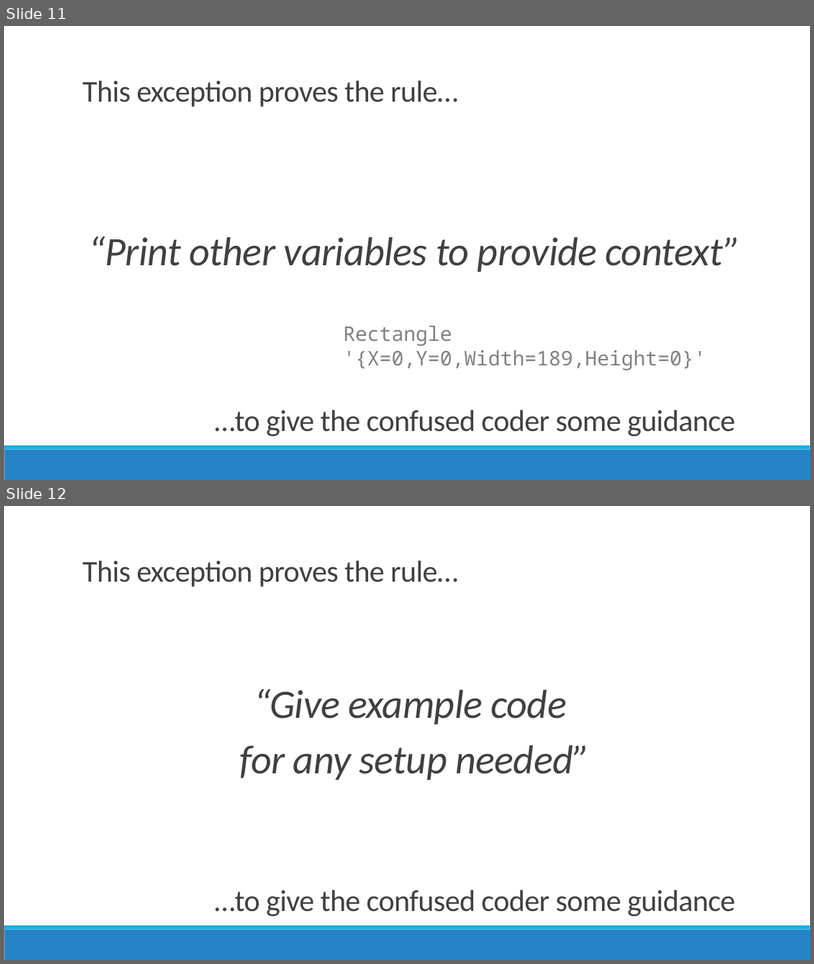
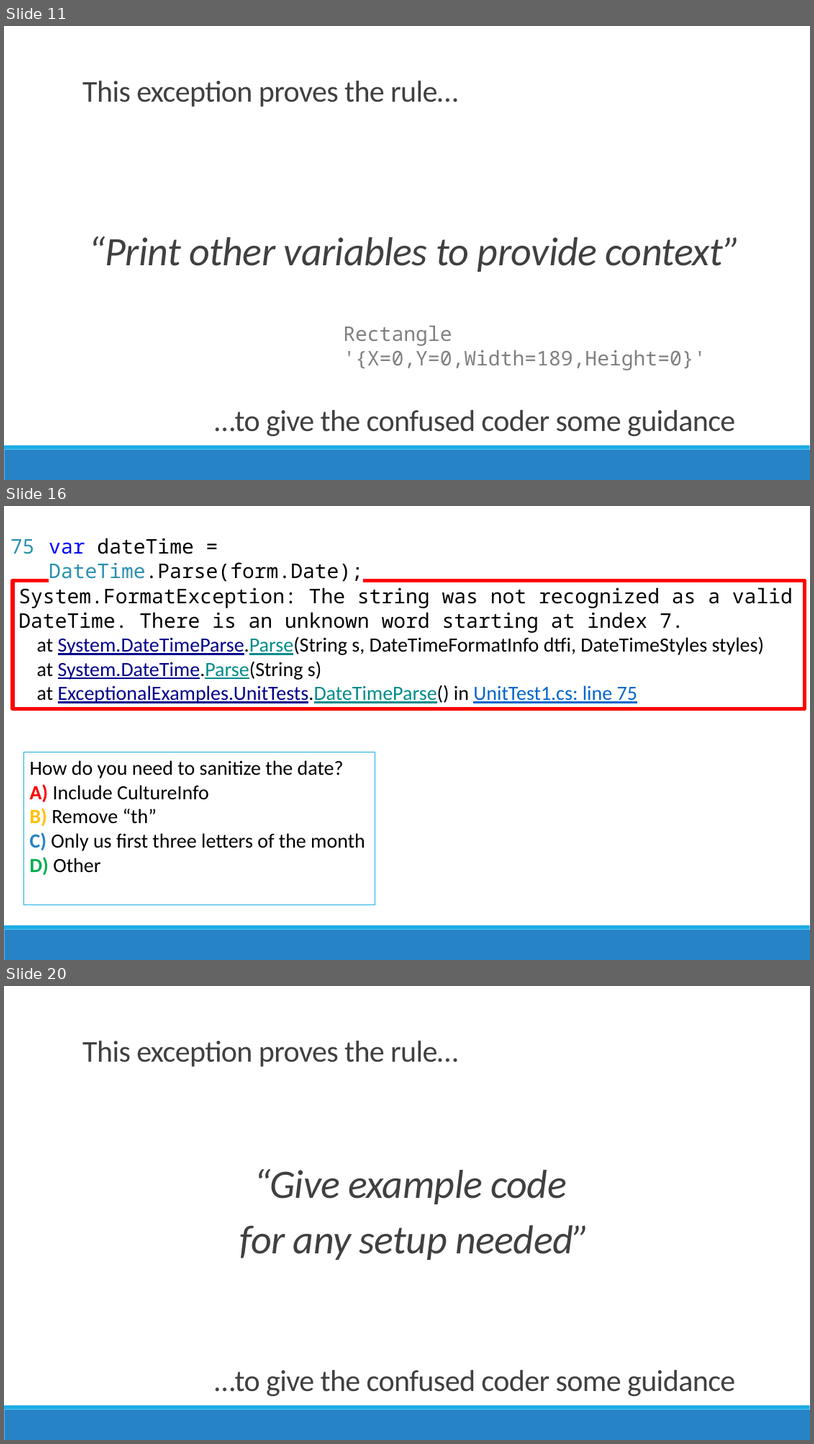
Before and after one commit to jamesrcounts/ExceptionalTalk, a slide deck: Talk.pptx. Shown one above the other, each under a label of ours: slides 11 and 12 before the commit, slides 11, 16 and 20 after it; the slides between them are not shown. The pictures are 814x964 and 814x1444 pixels, drawn with LibreOffice and Linux fonts; fonts in the diff are those of the drawing. Boxes give left, top, right and bottom in pixels: in the first picture for what was removed or moved away, otherwise in the second. Text is boxed around its words. In the diff, an @@ line names an element or a change of style, - is before the commit and + after.

Commit message:
2 more exceptions

```diff
--- a/Talk.pptx
+++ b/Talk.pptx
@@ slide 16 added at (x1=4, y1=506, x2=810, y2=960), background #FFFFFF; not listed: 2 template elements that a slide beside it also shows @@
@@ text added at (x1=10, y1=539, x2=35, y2=554), 24 pt, text #2B91AF @@
+75
@@ text added at (x1=49, y1=538, x2=363, y2=582), 24 pt, text #000000 @@
+var dateTime = DateTime.Parse(form.Date);
@@ rectangle added at (x1=13, y1=580, x2=805, y2=708), outline #FF0000 4.5 pt, 24 pt, text #000000 @@
+System.FormatException: The string was not recognized as a valid DateTime. There is an unknown word starting at index 7.
+at System.DateTimeParse.Parse(String s, DateTimeFormatInfo dtfi, DateTimeStyles styles)
+at System.DateTime.Parse(String s)
+at ExceptionalExamples.UnitTests.DateTimeParse() in UnitTest1.cs: line 75
@@ rectangle added at (x1=23, y1=752, x2=376, y2=905), outline #1CADE4 0.75 pt, 24 pt, text #000000 @@
+How do you need to sanitize the date?
+A) Include CultureInfo
+B) Remove “th”
+C) Only us first three letters of the month
+D) Other
@@ what was slide 12 is now slide 20 @@
```
Also in this commit, not shown: 1 slide changed, 7 other slides added, 11 other files.
